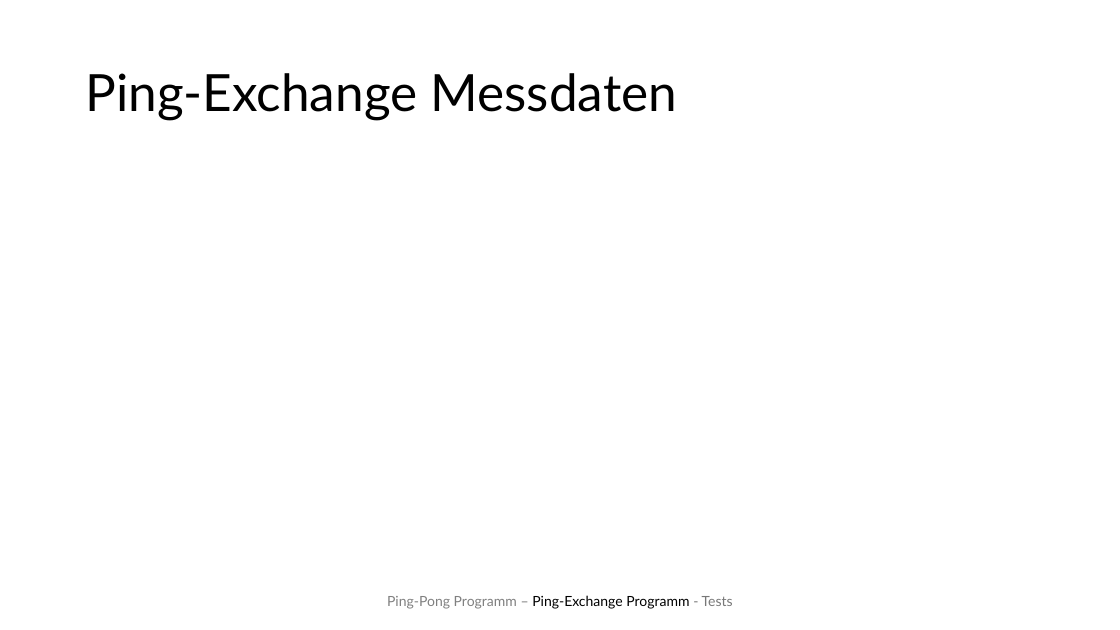
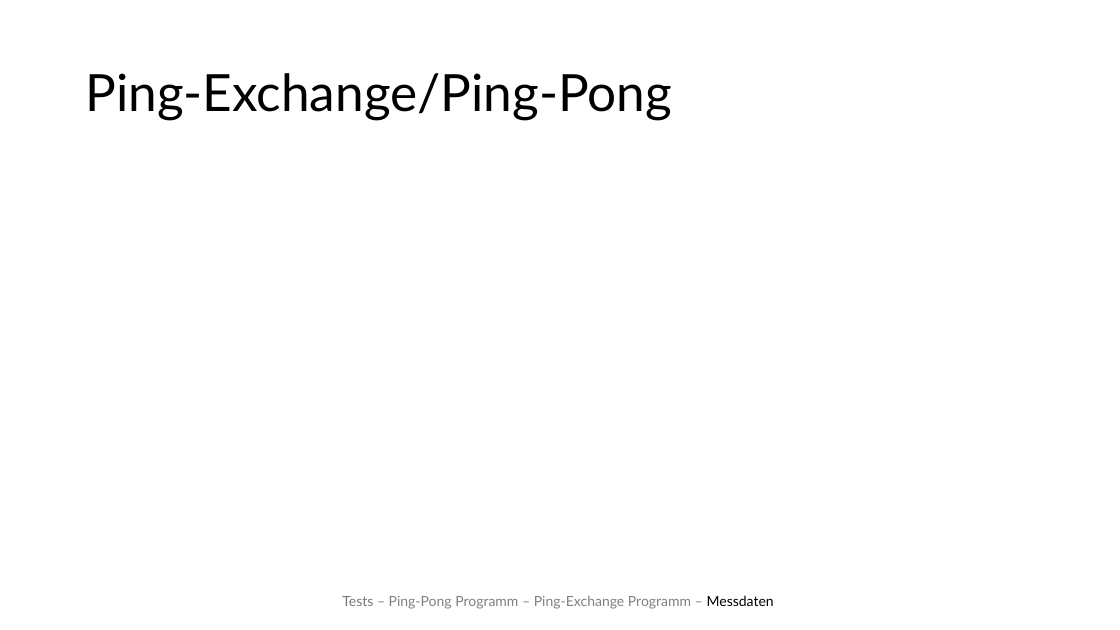
Before and after one commit to Leander-s/komnet, a slide deck: slide 9 of Thema 9.pptx (slide 8 before the commit). Drawn at 1120x630 pixels with LibreOffice and Linux fonts; fonts in the diff are those of the drawing. Boxes give left, top, right and bottom in pixels: in the first picture for what was removed or moved away, otherwise in the second. Text is boxed around its words. In the diff, an @@ line names an element or a change of style, - is before the commit and + after.

Commit message:
Presentation update

```diff
--- a/Thema 9.pptx
+++ b/Thema 9.pptx
@@ title at (x1=85, y1=73, x2=672, y2=120): text changed @@
-Ping-Exchange Messdaten
+Ping-Exchange/Ping-Pong
@@ text at (x1=342, y1=595, x2=774, y2=609): text changed; text colour #000000 to #808080 @@
-Ping-Pong Programm – Ping-Exchange Programm - Tests
+Tests – Ping-Pong Programm – Ping-Exchange Programm – Messdaten
```
Also in this commit, not shown: 4 other slides changed, 3 slides added.
